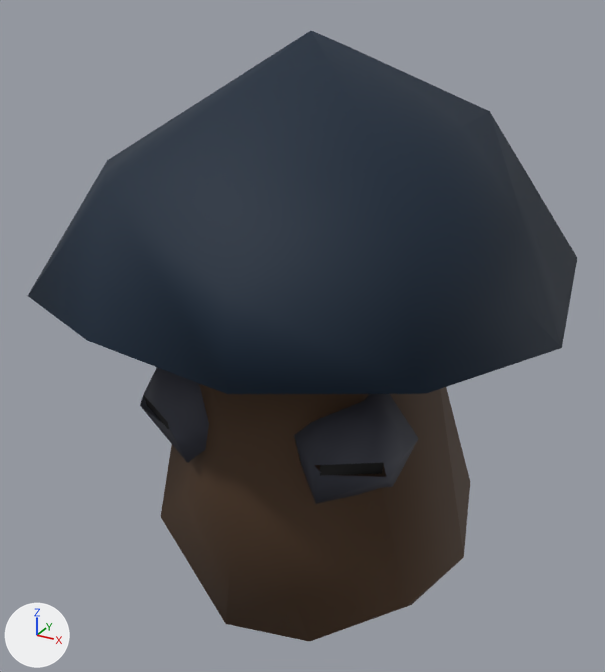
Two versions of the glTF model public/assets/models/enemies/quaternius/aggregate/mushnub.aggregate.glb, one commit apart.
Before and after are seen from a camera (50 mm lens) standing at (0.723, -1.37, 1.335) and looking at (-0.03, -0.001, 0.65). Every picture has the same lights, and +X, +Y and +Z are marked at lower left. The first picture is the older version. Where no turn or scale is listed for an object, it has been applied to the vertices. Vertices at exactly the same position are counted once.

In view in the first picture: 'HordeReadyRigidMesh'.
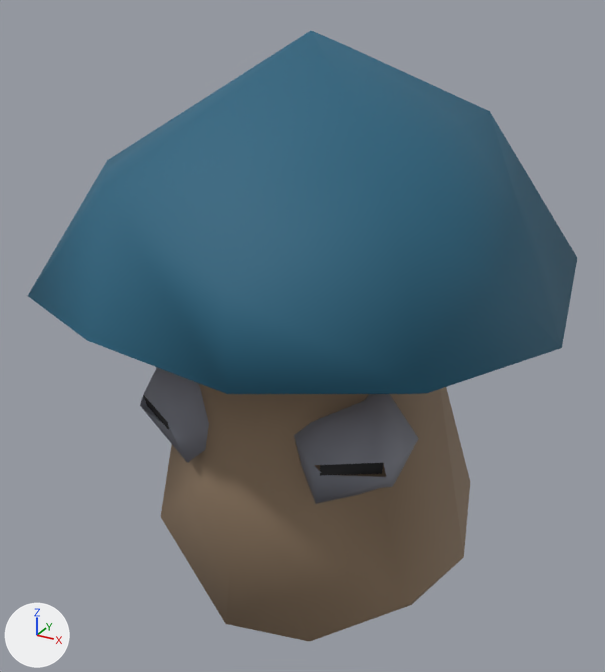
Edits to the bpy script that builds the scene:
```text
Change me_mushnub_blob_002:
    where me_mushnub_blob_002.from_pydata(...)  # 94 vertices, 150 faces; spans x -0.503..0.503, y -0.5..0.5, z 0.0..1.237
    used by ob_hordereadyrigidmesh; location = (0.0, 0.0, 0.0)
    me_mushnub_blob_002 part 1: 60 faces centred in x -0.356..0.356, y -0.367..0.369, z 0.061..0.754 are repainted in the vertex colours; the middle colour goes from brown #4d3622 to brown #957e66
    me_mushnub_blob_002 part 2: 54 faces centred in x -0.469..0.464, y -0.466..0.466, z 0.546..1.176 are repainted in the vertex colours; the middle colour goes from dark blue #052035 to blue #25637e
    me_mushnub_blob_002 part 3: 36 faces centred in x -0.264..0.262, y -0.275..-0.086, z 0.458..0.63 are repainted in the vertex colours; the middle colour goes from greyish blue #383b48 to grey #818490
```

Boxes [x1, y1, x2, y2] around the edits, measured in the pictures (605 x 672 px):
part 1 of me_mushnub_blob_002, recoloured (lighter)
    both: [161, 383, 470, 642]
part 2 of me_mushnub_blob_002, recoloured (dark blue to blue)
    both: [28, 31, 577, 476]
part 3 of me_mushnub_blob_002, recoloured (lighter)
    both: [140, 367, 419, 504]
